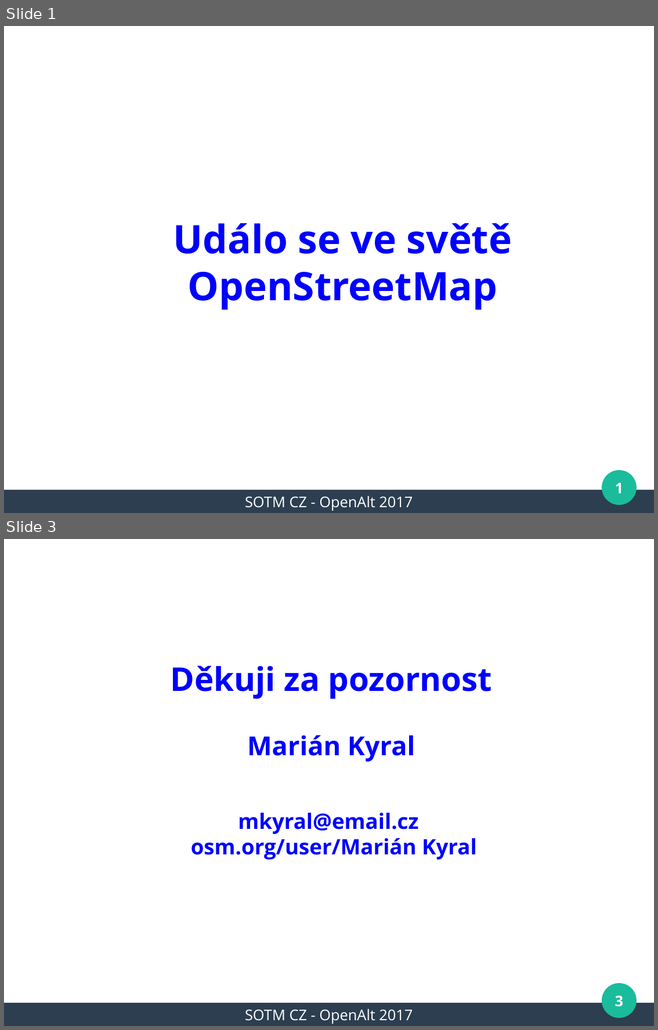
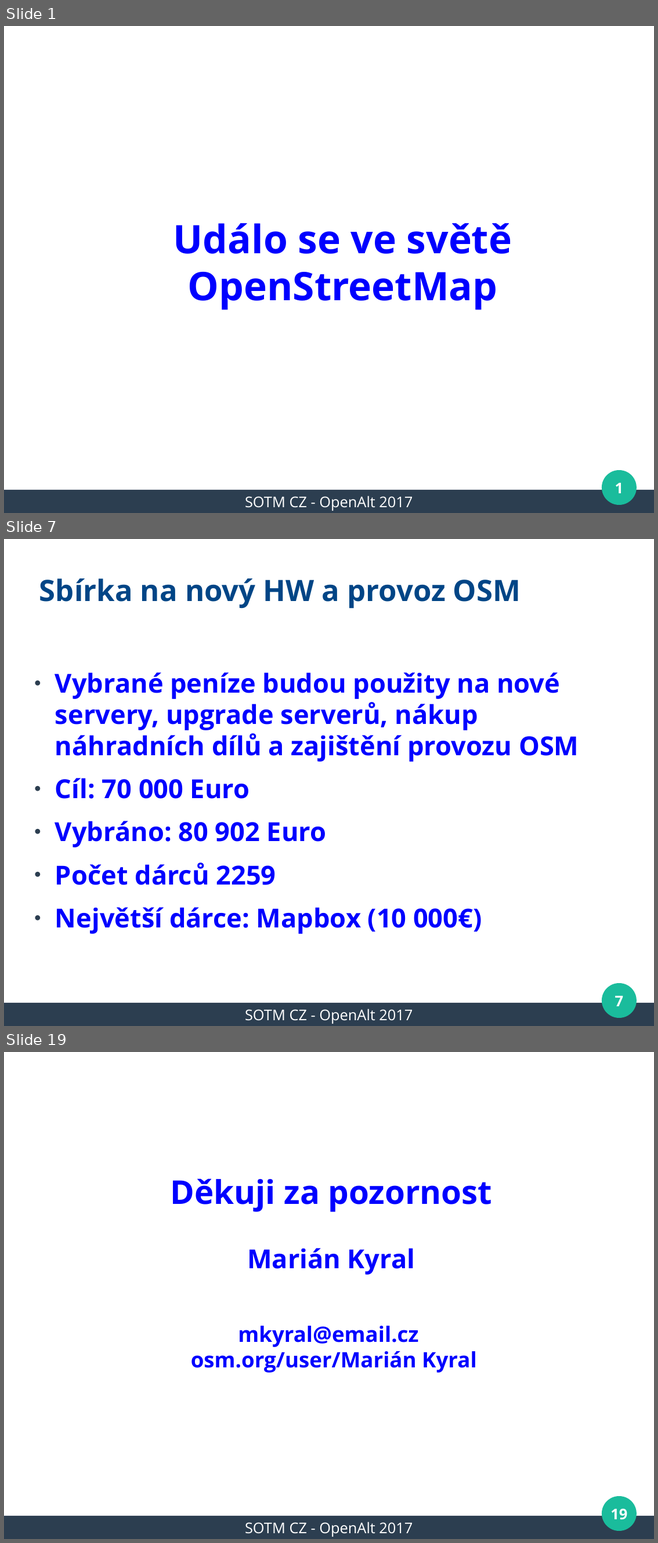
Before and after one commit to mkyral/osm, a slide deck: prezentace/SOTM_CZ_2017/mkyral_WeeklyOSM.odp. Shown one above the other, each under a label of ours: slides 1 and 3 before the commit, slides 1, 7 and 19 after it; the slides between them are not shown. The pictures are 658x1030 and 658x1543 pixels, drawn with LibreOffice and Linux fonts; fonts in the diff are those of the drawing; background and template pictures are left out. Boxes give left, top, right and bottom in pixels: in the first picture for what was removed or moved away, otherwise in the second. Text is boxed around its words. In the diff, an @@ line names an element or a change of style, - is before the commit and + after.

```diff
--- a/prezentace/SOTM_CZ_2017/mkyral_WeeklyOSM.odp
+++ b/prezentace/SOTM_CZ_2017/mkyral_WeeklyOSM.odp
@@ slide 7 added at bbox=[4, 539, 654, 1026], background #FFFFFF; not listed: 3 template elements that a slide beside it also shows @@
@@ title added at bbox=[39, 578, 520, 609], 36 pt, text #004586, bold @@
+Sbírka na nový HW a provoz OSM
@@ text added at bbox=[55, 672, 578, 934], 32 pt, text #0000FF, bold @@
+● Vybrané peníze budou použity na nové servery, upgrade serverů, nákup náhradních dílů a zajištění provozu OSM
+● Cíl: 70 000 Euro
+● Vybráno: 80 902 Euro
+● Počet dárců 2259
+● Největší dárce: Mapbox (10 000€)
@@ page number added at bbox=[615, 996, 623, 1006], 18 pt, text #FFFFFF, bold @@
+7
@@ text added at bbox=[245, 1009, 412, 1024], 18 pt, text #FFFFFF @@
+SOTM CZ - OpenAlt 2017
@@ what was slide 3 is now slide 19 @@
@@ page number at bbox=[610, 1508, 627, 1520]: text changed @@
-3
+19
```
Also in this commit, not shown: 1 slide changed, 15 other slides added.
